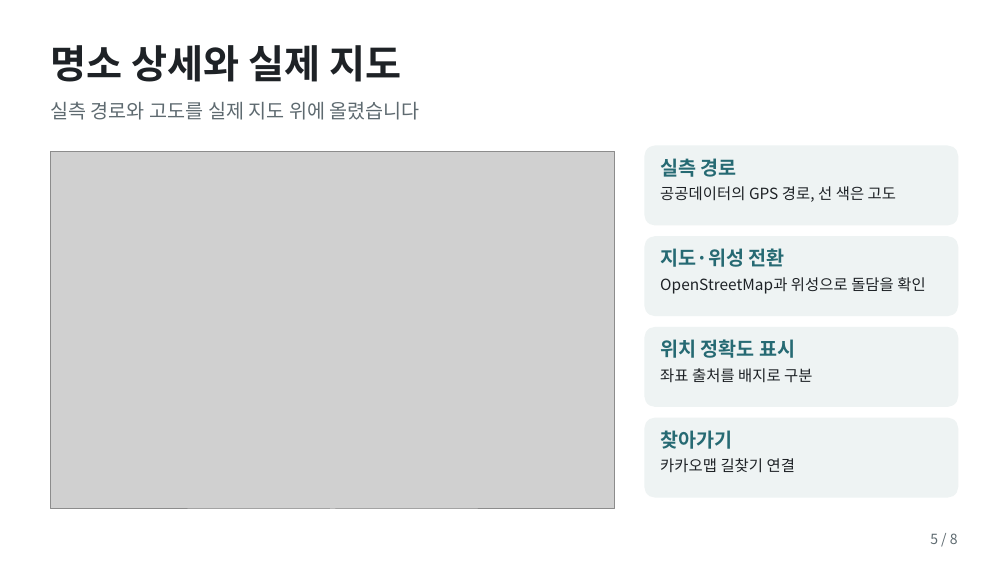
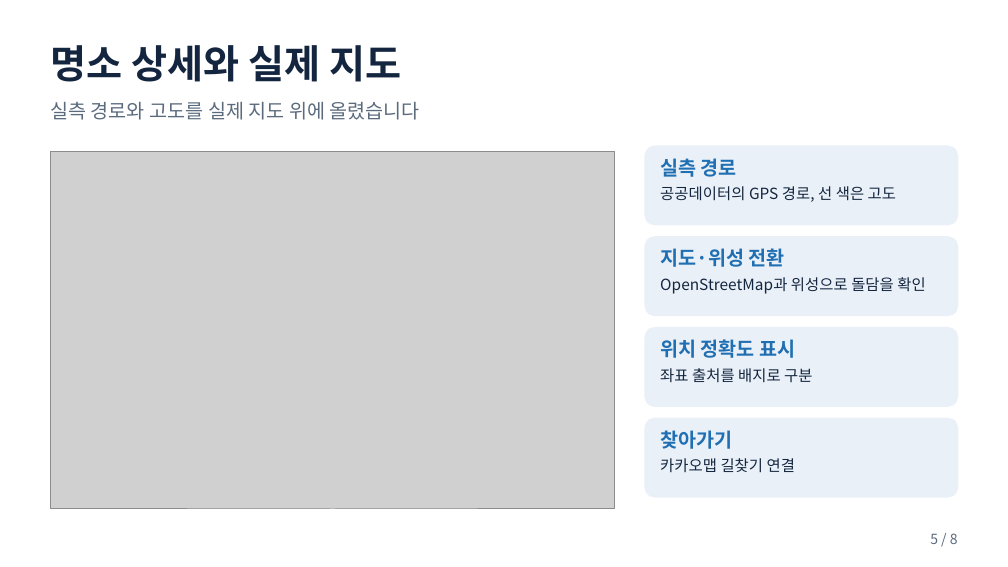
Before and after one commit to pjhjustin2430-cmd/doldam-today, a slide deck: slide 5 of docs/돌담오늘_발표자료.pptx. Drawn at 1008x567 pixels with LibreOffice and Linux fonts; fonts in the diff are those of the drawing; grey boxes stand for pictures. Boxes give left, top, right and bottom in pixels: in the first picture for what was removed or moved away, otherwise in the second. Text is boxed around its words. In the diff, an @@ line names an element or a change of style, - is before the commit and + after.

```diff
--- a/docs/돌담오늘_발표자료.pptx
+++ b/docs/돌담오늘_발표자료.pptx
@@ fill #EEF3F3 to #E9F0F8; outline #EEF3F3 1 pt to #E9F0F8 1 pt in 4 elements at bbox=[645, 146, 958, 225], bbox=[645, 237, 958, 316], bbox=[645, 328, 958, 406], bbox=[645, 418, 958, 497] @@
@@ text colour #266A73 to #1F6FB2 in 4 elements at bbox=[660, 158, 737, 177], bbox=[660, 248, 785, 267], bbox=[660, 339, 795, 358], bbox=[660, 430, 732, 449] @@
@@ text colour #1E2226 to #14263F in 5 elements at bbox=[50, 45, 401, 82], bbox=[660, 186, 896, 202], bbox=[660, 277, 925, 294], bbox=[660, 368, 812, 382], bbox=[660, 458, 795, 473] @@
```
Also in this commit, not shown: 7 other slides changed, 3 other files.
